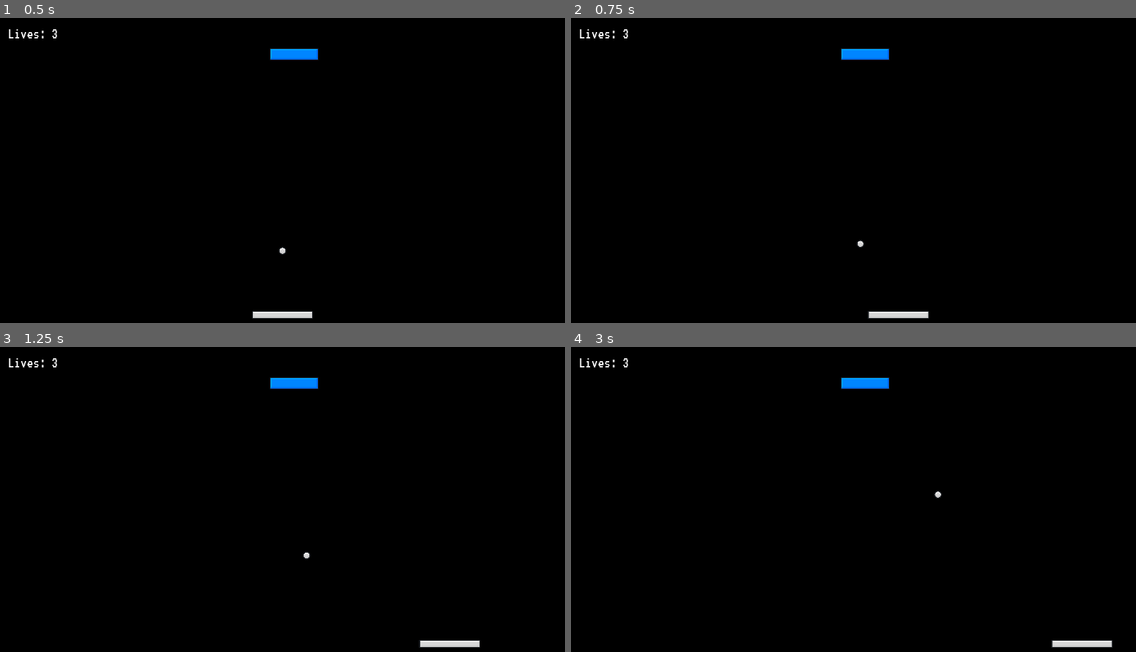
Above: before the commit, frames 1-4 (two rows, left to right).
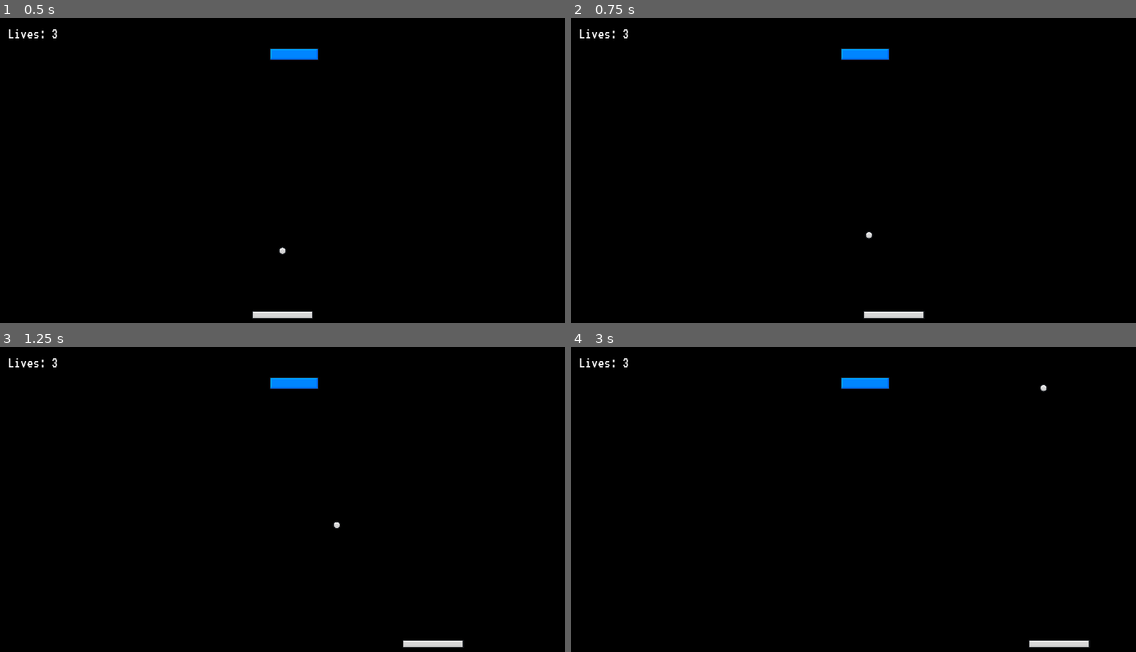
Above: after the commit, the same moments.

Repository: peeryo/Brick-Breaker-Remake
Game: Godot game, scene res://Scenes/main.tscn
The game is run twice, just before and just after one commit, with the same random seed, the same clock (stepped at 60 frames per second) and the same inputs.
Inputs:
- Up to frame 1 (0.5 s): no input
- Up to frame 2 (0.75 s): tap Enter at 0.5 s; hold D (right) from 0.53 s (still down)
- Up to frame 3 (1.25 s): keep holding D (right)
- Up to frame 4 (3 s): release D (right) at 1.28 s; hold A (left) 1.28-2.03 s; hold D (right) from 2.03 s (still down)

Frame 1 is identical in both runs. In frame 2, 0.1% of the frame differs, in the area x 50-64%, y 69-99%; in frame 3, 0.2%; in frame 4, 0.3%, in the area x 64-96%, y 12-99%.

Commit message:
ball and paddle speed adjustments

Diff:
--- a/Scripts/ball.gd
+++ b/Scripts/ball.gd
@@ -6,7 +6,7 @@
 
 const VELOCITY_LIMIT = 40
 
-@export var ball_speed = 10
+@export var ball_speed = 15
 @export var lives = 3
 @export var death_zone: DeathZone
 @export var ui: UI
--- a/Scripts/paddle.gd
+++ b/Scripts/paddle.gd
@@ -7,7 +7,7 @@
 var half_paddle_width: float
 var is_ball_started = false
 
-@export var speed = 500
+@export var speed = 450
 @export var camera: Camera2D
 
 @onready var ball = $"../Ball" as Ball
